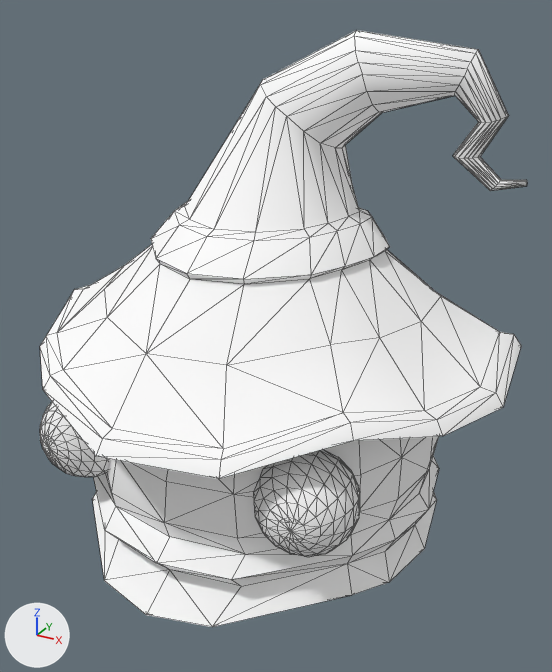
The glTF model client-xr/public/models/environment/optimized/blob_wizard.glb: old version first, new version second.
Before and after are seen from a camera (50 mm lens) standing at (1.69, -2.93, 2.71) and looking at (0.06, 0.02, 1.23). The lights are fixed; the arrows at lower left show +X, +Y and +Z. The picture after the commit comes second. Mesh edges are drawn as thin lines. Vertices at exactly the same position are counted once.

Names of what the first picture shows: 'Wizard_Blob', 'Wizard_Blob.001'.
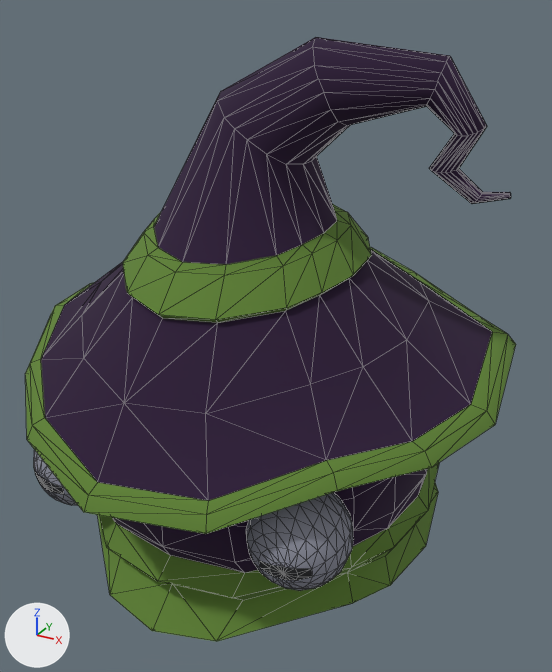
Patch to the scene script:
```diff
--- a/client-xr/public/models/environment/optimized/blob_wizard.glb.py
+++ b/client-xr/public/models/environment/optimized/blob_wizard.glb.py
@@ img_atlas_monsters @@
+img_atlas_monsters = load_image('Atlas_Monsters', '_unpacked/Atlas_Monsters', 32, 32, 'sRGB')
@@ mat_atlas @@
 mat_atlas = principled_material('Atlas')
-mat_atlas.base_color = (1.0, 1.0, 1.0)  # white #ffffff
+mat_atlas.texture = img_atlas_monsters
 mat_atlas.roughness = 1.0
@@ me_cube_196 @@
 # used by ob_wizard_blob; location = (0.0, 0.0, 0.0)
-me_cube_196.from_pydata(...)  # 224 vertices, 444 faces; spans x -0.89..0.89, y -1.01..0.96, z 0.0..1.79
+me_cube_196.from_pydata(...)  # 224 vertices, 444 faces; spans x -0.89..0.89, y -0.98..0.97, z 0.0..1.78
+# me_cube_196 part 1: 222 of 224 vertices moved; they spanned x -0.89..0.89, y -1.01..0.96, z 0.0..1.79 and now span x -0.89..0.89, y -0.98..0.97, z 0.0..1.78; mean shift (0.0, -0.07, 0.0); largest move (0.0, 0.05, 1.79) -> (0.0, -0.18, 1.78)
 me_cube_196.materials.append(mat_atlas)
@@ me_cube_000 @@
 # used by ob_wizard_blob_001; location = (0.0, 0.0, 0.0)
-me_cube_000.from_pydata(...)  # 628 vertices, 1230 faces; spans x -1.16..1.17, y -1.08..1.23, z 0.66..2.6
+me_cube_000.from_pydata(...)  # 628 vertices, 1230 faces; spans x -1.16..1.17, y -1.17..1.09, z 0.55..2.59
+# me_cube_000 part 2: the whole mesh is turned 10 degrees about the x axis through its middle, then moved by (0.0, -0.2, 0.0)
 me_cube_000.materials.append(mat_atlas)
```

Boxes [x1, y1, x2, y2] around the edits, measured in the pictures (552 x 672 px):
'Wizard_Blob.001', surface changed, moved, turned: before [40, 30, 527, 557]; after [25, 37, 516, 591]
'Wizard_Blob', surface changed, reshaped: before [92, 436, 439, 627]; after [97, 463, 439, 641]
